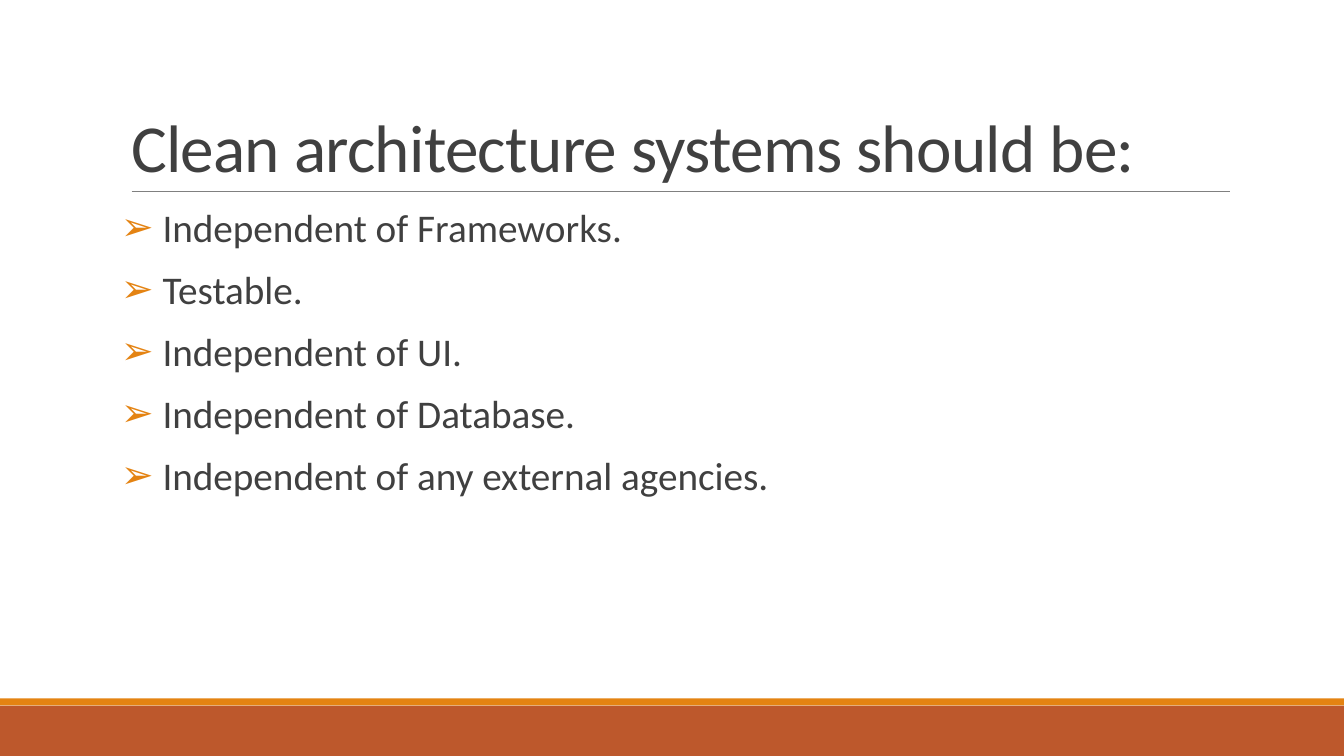
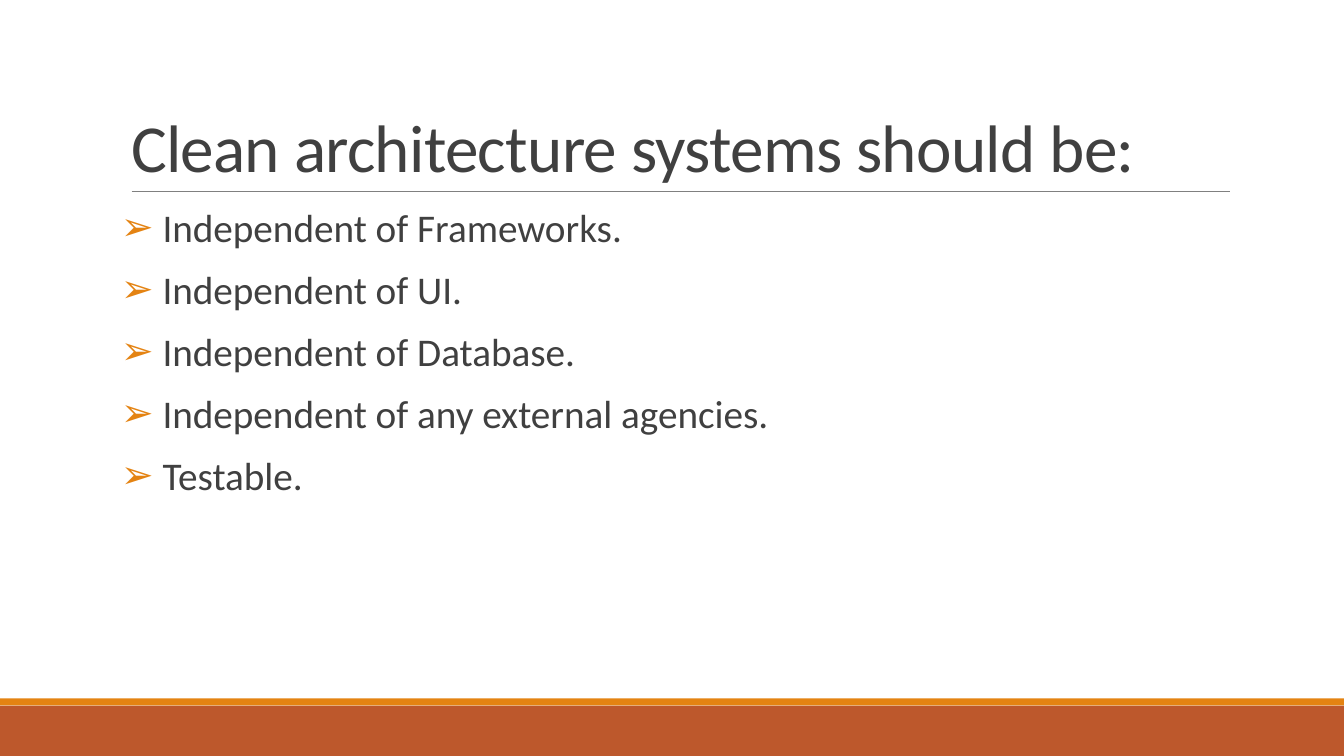
Before and after one commit to nguyentanphu/FlirtingApp, a slide deck: slide 11 of Introduction_to_clean_architecture.pptx. Drawn at 1344x756 pixels with LibreOffice and Linux fonts; fonts in the diff are those of the drawing. Boxes give left, top, right and bottom in pixels: in the first picture for what was removed or moved away, otherwise in the second. Text is boxed around its words. In the diff, an @@ line names an element or a change of style, - is before the commit and + after.

```diff
--- a/Introduction_to_clean_architecture.pptx
+++ b/Introduction_to_clean_architecture.pptx
@@ text at [163,276,303,305]: paragraph removed @@
-➢ Testable.
@@ text at [163,462,303,491]: paragraph added @@
+➢ Testable.
```
Also in this commit, not shown: 3 other slides changed, 6 slides added, 2 slides removed.
